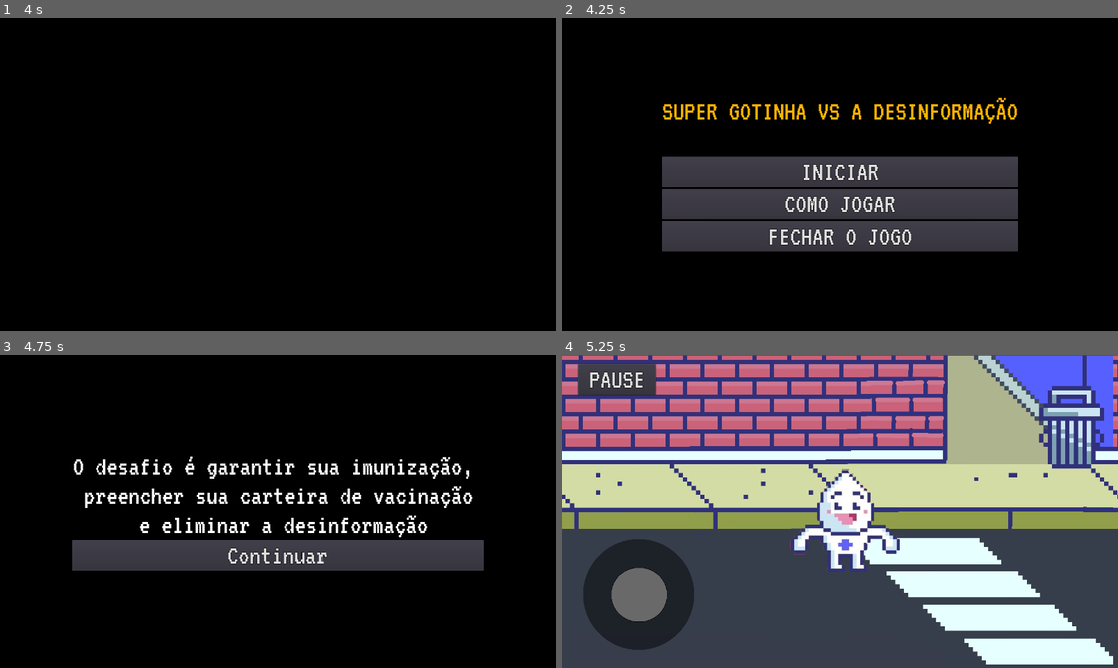
Above: before the commit, frames 1-4 (two rows, left to right).
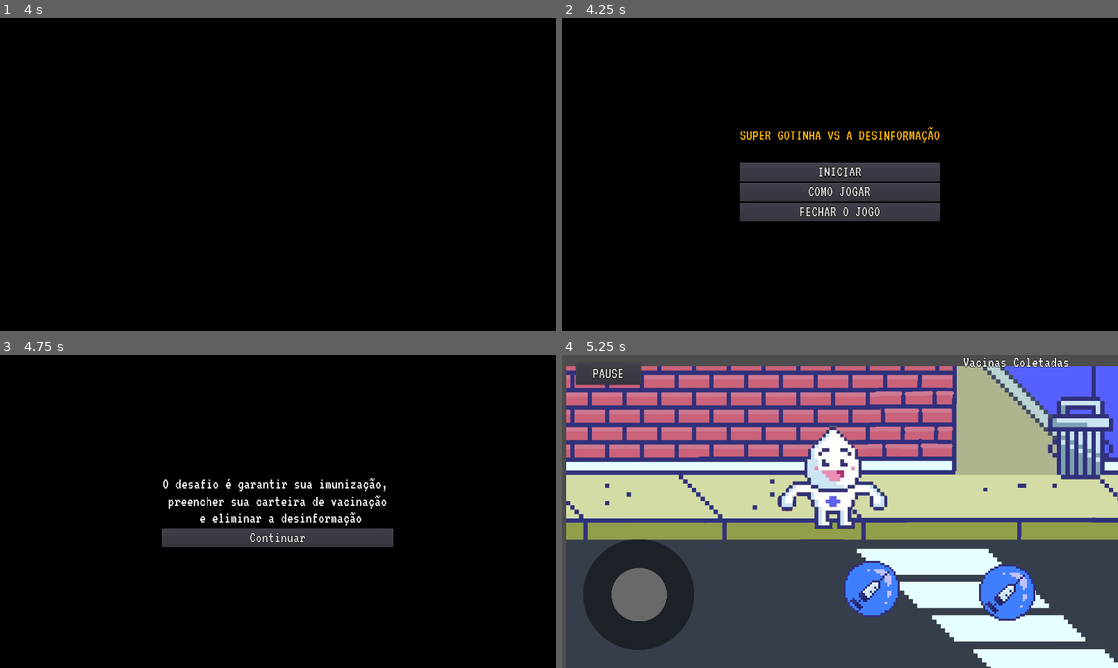
Above: after the commit, the same moments.

Repository: DouglasKosvoski/SGXD
Game: Godot game, scene res://Cenas/GameOpening.tscn
Two runs of this game, one before a commit and one after it. Both use one fixed random seed, a clock stepped at 60 frames per second and the inputs below. The engine's default icon, where the game draws it, is replaced by a stand-in: a white triangle on a blue panel in a dark square.
Inputs (mouse positions are in pixels of both pictures, inside the frame that each line leads up to):
- Up to frame 1 (4 s): move the mouse to (400, 158) at 0.52 s; hold Right (ui_right) 0.53-1.25 s; click (400, 158) at 0.67 s; tap Enter at 1.25, 2.75 s; drag from (166, 190) to (250, 237) at 1.27 s; tap Space at 2 s; move the mouse to (333, 105) at 2.02 s; hold Right (ui_right) 2.03-2.75 s; drag from (250, 237) to (111, 127) at 2.77 s; move the mouse to (444, 221) at 3.52 s; hold Left (ui_left) from 3.53 s (still down)
- Up to frame 2 (4.25 s): keep holding Left (ui_left); tap Escape (ui_cancel) at 4.15 s
- Up to frame 3 (4.75 s): release Left (ui_left) at 4.25 s; click "INICIAR" at 4.25 s
- Up to frame 4 (5.25 s): click "Continuar" at 5 s

Frame 1 is identical in both runs. In frame 2, 16% of the frame differs, in the area x 18-82%, y 25-75%; in frame 3, 12%; in frame 4, 43%, in the area x 0-100%, y 0-100%.

Commit message:
Item vacina, carteira de vacinacao dinamica, level completo, e lvl 2

Diff:
--- a/Cenas/Fases/Fase01.tscn
+++ b/Cenas/Fases/Fase01.tscn
@@ -1,10 +1,12 @@
-[gd_scene load_steps=6 format=2]
+[gd_scene load_steps=8 format=2]
 
 [ext_resource path="res://Sprites/Samples/street.png" type="Texture" id=1]
 [ext_resource path="res://Cenas/Player.tscn" type="PackedScene" id=2]
 [ext_resource path="res://Cenas/Boundaries.tscn" type="PackedScene" id=3]
 [ext_resource path="res://Cenas/Camera2D.tscn" type="PackedScene" id=4]
 [ext_resource path="res://Cenas/PauseMenu.tscn" type="PackedScene" id=5]
+[ext_resource path="res://Cenas/Vacina.tscn" type="PackedScene" id=6]
+[ext_resource path="res://Cenas/LevelComplete.tscn" type="PackedScene" id=7]
 
 [node name="Node2D" type="Node2D"]
 
@@ -23,30 +25,133 @@
 texture = ExtResource( 1 )
 centered = false
 
+[node name="Background3" type="Sprite" parent="Background"]
+position = Vector2( 2560, 0 )
+rotation = -0.00272898
+texture = ExtResource( 1 )
+centered = false
+
+[node name="Background4" type="Sprite" parent="Background"]
+position = Vector2( 3840, -4.76837e-07 )
+rotation = -0.00272898
+texture = ExtResource( 1 )
+centered = false
+
 [node name="Player" parent="." instance=ExtResource( 2 )]
-position = Vector2( 640, 352 )
-MAX_SPEED = 200
+position = Vector2( 584, 200 )
 FRICTION = 0.2
+vacine_font = "res://Addons/game_font.tres"
+lvl_qtd_vacinas = 15
 
 [node name="Camera2D" parent="Player" instance=ExtResource( 4 )]
+limit_right = 5120
+editor_draw_limits = true
 
 [node name="PauseMenu" parent="." instance=ExtResource( 5 )]
 
-[node name="Node2D" type="Node2D" parent="."]
-visible = false
+[node name="LevelComplete" parent="." instance=ExtResource( 7 )]
 
-[node name="Top" parent="Node2D" instance=ExtResource( 3 )]
-position = Vector2( 1280, 192 )
-scale = Vector2( 54, 8.08 )
+[node name="Boundaries" type="Node2D" parent="."]
 
-[node name="Bottom" parent="Node2D" instance=ExtResource( 3 )]
-position = Vector2( 1248, 736 )
+[node name="Top" parent="Boundaries" instance=ExtResource( 3 )]
+position = Vector2( 1280, -24 )
 scale = Vector2( 54, 1 )
 
-[node name="Left" parent="Node2D" instance=ExtResource( 3 )]
-position = Vector2( -32, 544 )
-scale = Vector2( 1, 8 )
+[node name="Top2" parent="Boundaries" instance=ExtResource( 3 )]
+position = Vector2( 3880, -24 )
+scale = Vector2( 54, 1 )
 
-[node name="Right" parent="Node2D" instance=ExtResource( 3 )]
-position = Vector2( 2592, 544 )
-scale = Vector2( 1, 8 )
+[node name="Bottom" parent="Boundaries" instance=ExtResource( 3 )]
+position = Vector2( 1288, 752 )
+scale = Vector2( 54, 1 )
+
+[node name="Bottom2" parent="Boundaries" instance=ExtResource( 3 )]
+position = Vector2( 3888, 752 )
+scale = Vector2( 54, 1 )
+
+[node name="Left" parent="Boundaries" instance=ExtResource( 3 )]
+position = Vector2( -32, 368 )
+scale = Vector2( 1, 15 )
+
+[node name="Right" parent="Boundaries" instance=ExtResource( 3 )]
+position = Vector2( 5144, 344 )
+scale = Vector2( 1, 15 )
+
+[node name="Vacinas" type="Node2D" parent="."]
+position = Vector2( 1288, 448 )
+scale = Vector2( 5, 5 )
+
+[node name="Vacina" parent="Vacinas" instance=ExtResource( 6 )]
+position = Vector2( -116.8, 12.8 )
+scale = Vector2( 1, 1 )
+vacine_name = "Tuberculose (BCG)"
+
+[node name="Vacina2" parent="Vacinas" instance=ExtResource( 6 )]
+position = Vector2( -54.4, 14.4 )
+scale = Vector2( 1, 1 )
+vacine_name = "Hepatite B"
+
+[node name="Vacina3" parent="Vacinas" instance=ExtResource( 6 )]
+position = Vector2( 20.8, -38.4 )
+scale = Vector2( 1, 1 )
+vacine_name = "Rotavírus"
+
+[node name="Vacina4" parent="Vacinas" instance=ExtResource( 6 )]
+position = Vector2( 62.4, -38.4 )
+scale = Vector2( 1, 1 )
+vacine_name = "Pentavalente"
+
+[node name="Vacina5" parent="Vacinas" instance=ExtResource( 6 )]
+position = Vector2( 102.4, -38.4 )
+scale = Vector2( 1, 1 )
+vacine_name = "Difteria,Tétano e Coqueluche"
+
+[node name="Vacina6" parent="Vacinas" instance=ExtResource( 6 )]
+position = Vector2( 62.4, 12.8 )
+scale = Vector2( 1, 1 )
+vacine_name = "Poliomielite"
+
+[node name="Vacina7" parent="Vacinas" instance=ExtResource( 6 )]
+position = Vector2( 137.6, 12.8 )
+scale = Vector2( 1, 1 )
+vacine_name = "Pneumocócica 10"
+
+[node name="Vacina8" parent="Vacinas" instance=ExtResource( 6 )]
+position = Vector2( 249.6, 11.2 )
+scale = Vector2( 1, 1 )
+vacine_name = "Meningocócica C"
+
+[node name="Vacina9" parent="Vacinas" instance=ExtResource( 6 )]
+position = Vector2( 334.4, 33.6 )
+scale = Vector2( 1, 1 )
+vacine_name = "Febre Amarela"
+
+[node name="Vacina10" parent="Vacinas" instance=ExtResource( 6 )]
+position = Vector2( 451.2, 12.8 )
+scale = Vector2( 1, 1 )
+vacine_name = "Tríplice Viral"
+
+[node name="Vacina11" parent="Vacinas" instance=ExtResource( 6 )]
+position = Vector2( 507.2, 12.8 )
+scale = Vector2( 1, 1 )
+vacine_name = "Tetra viral"
+
+[node name="Vacina12" parent="Vacinas" instance=ExtResource( 6 )]
+position = Vector2( 556.8, 11.2 )
+scale = Vector2( 1, 1 )
+vacine_name = "Varicela monovalente"
+
+[node name="Vacina13" parent="Vacinas" instance=ExtResource( 6 )]
+position = Vector2( 603.2, 11.2 )
+scale = Vector2( 1, 1 )
+vacine_name = "Hepatite A"
+
+[node name="Vacina14" parent="Vacinas" instance=ExtResource( 6 )]
+position = Vector2( 643.2, 9.6 )
+scale = Vector2( 1, 1 )
+vacine_name = "Influenza"
+
+[node name="Vacina15" parent="Vacinas" instance=ExtResource( 6 )]
+position = Vector2( 684.8, 9.6 )
+scale = Vector2( 1, 1 )
+vacine_name = "HPV"
--- /dev/null
+++ b/Cenas/Fases/Fase02.tscn
@@ -0,0 +1,70 @@
+[gd_scene load_steps=8 format=2]
+
+[ext_resource path="res://Cenas/LevelComplete.tscn" type="PackedScene" id=1]
+[ext_resource path="res://Cenas/PauseMenu.tscn" type="PackedScene" id=2]
+[ext_resource path="res://Cenas/Player.tscn" type="PackedScene" id=3]
+[ext_resource path="res://Cenas/Camera2D.tscn" type="PackedScene" id=4]
+[ext_resource path="res://Sprites/Samples/street.png" type="Texture" id=5]
+[ext_resource path="res://Cenas/Boundaries.tscn" type="PackedScene" id=6]
+[ext_resource path="res://Cenas/Vacina.tscn" type="PackedScene" id=7]
+
+[node name="Node2D" type="Node2D"]
+
+[node name="Background" type="Node2D" parent="."]
+
+[node name="Sprite" type="Sprite" parent="Background"]
+modulate = Color( 0.0588235, 1, 0.556863, 1 )
+texture = ExtResource( 5 )
+centered = false
+
+[node name="Sprite2" type="Sprite" parent="Background"]
+modulate = Color( 0.0588235, 1, 0.556863, 1 )
+position = Vector2( 1280, 0 )
+texture = ExtResource( 5 )
+centered = false
+
+[node name="Player" parent="." instance=ExtResource( 3 )]
+position = Vector2( 744, 416 )
+MAX_SPEED = 450
+FRICTION = 0.2
+vacine_font = "res://Addons/game_font.tres"
+lvl_qtd_vacinas = 7
+
+[node name="Camera2D" parent="Player" instance=ExtResource( 4 )]
+editor_draw_limits = true
+
+[node name="Boundaries" type="Node2D" parent="."]
+
+[node name="Left" parent="Boundaries" instance=ExtResource( 6 )]
+position = Vector2( -24, 368 )
+scale = Vector2( 1, 14.96 )
+
+[node name="Right" parent="Boundaries" instance=ExtResource( 6 )]
+position = Vector2( 2592, 360 )
+scale = Vector2( 1, 14.96 )
+
+[node name="Bottom" parent="Boundaries" instance=ExtResource( 6 )]
+position = Vector2( 1288, 728 )
+scale = Vector2( 55, 1 )
+
+[node name="Top" parent="Boundaries" instance=ExtResource( 6 )]
+position = Vector2( 1288, -24 )
+scale = Vector2( 55, 1 )
+
+[node name="Vacinas" type="Node2D" parent="."]
+
+[node name="Vacina" parent="Vacinas" instance=ExtResource( 7 )]
+position = Vector2( 1208, 440 )
+vacine_name = "TESTE"
+
+[node name="PauseMenu" parent="." instance=ExtResource( 2 )]
+margin_left = 600.0
+margin_top = 376.0
+margin_right = 600.0
+margin_bottom = 376.0
+
+[node name="LevelComplete" parent="." instance=ExtResource( 1 )]
+margin_left = 1240.0
+margin_top = 736.0
+margin_right = 1240.0
+margin_bottom = 736.0
--- a/Cenas/Intro.tscn
+++ b/Cenas/Intro.tscn
@@ -31,14 +31,14 @@
 }
 
 [node name="VBoxContainer" type="VBoxContainer" parent="CanvasLayer/CenterContainer"]
-margin_left = 159.0
-margin_top = 222.0
-margin_right = 1121.0
-margin_bottom = 498.0
+margin_left = 381.0
+margin_top = 278.0
+margin_right = 899.0
+margin_bottom = 442.0
 
 [node name="Label" type="Label" parent="CanvasLayer/CenterContainer/VBoxContainer"]
-margin_right = 962.0
-margin_bottom = 201.0
+margin_right = 518.0
+margin_bottom = 117.0
 custom_fonts/font = ExtResource( 2 )
 text = "O desafio é garantir sua imunização,
 preencher sua carteira de vacinação
@@ -47,9 +47,9 @@
 valign = 1
 
 [node name="Start" type="Button" parent="CanvasLayer/CenterContainer/VBoxContainer"]
-margin_top = 205.0
-margin_right = 962.0
-margin_bottom = 276.0
+margin_top = 121.0
+margin_right = 518.0
+margin_bottom = 164.0
 custom_fonts/font = ExtResource( 2 )
 text = "Continuar"
 [connection signal="pressed" from="CanvasLayer/CenterContainer/VBoxContainer/Start" to="." method="_on_Start_pressed"]
--- /dev/null
+++ b/Cenas/LevelComplete.tscn
@@ -0,0 +1,69 @@
+[gd_scene load_steps=3 format=2]
+
+[ext_resource path="res://Addons/game_font.tres" type="DynamicFont" id=1]
+[ext_resource path="res://Scripts/LevelComplete.gd" type="Script" id=2]
+
+[node name="LevelComplete" type="Control"]
+pause_mode = 2
+margin_left = 640.0
+margin_top = 360.0
+margin_right = 640.0
+margin_bottom = 360.0
+script = ExtResource( 2 )
+__meta__ = {
+"_edit_use_anchors_": false
+}
+next_level = "res://Cenas/Fases/Fase02.tscn"
+
+[node name="CanvasLayer" type="CanvasLayer" parent="."]
+layer = 2
+
+[node name="Container" type="Container" parent="CanvasLayer"]
+visible = false
+anchor_right = 1.0
+anchor_bottom = 1.0
+__meta__ = {
+"_edit_use_anchors_": false
+}
+
+[node name="Panel" type="Panel" parent="CanvasLayer/Container"]
+modulate = Color( 1, 1, 1, 0.784314 )
+anchor_right = 1.0
+anchor_bottom = 1.0
+__meta__ = {
+"_edit_lock_": true,
+"_edit_use_anchors_": false
+}
+
+[node name="CenterContainer" type="CenterContainer" parent="CanvasLayer/Container"]
+anchor_right = 1.0
+anchor_bottom = 1.0
+__meta__ = {
+"_edit_use_anchors_": false
+}
+
+[node name="VBoxContainer" type="VBoxContainer" parent="CanvasLayer/Container/CenterContainer"]
+margin_left = 374.0
+margin_top = 270.0
+margin_right = 906.0
+margin_bottom = 450.0
+custom_constants/separation = 20
+
+[node name="Label" type="Label" parent="CanvasLayer/Container/CenterContainer/VBoxContainer"]
+modulate = Color( 1, 0.686275, 0, 1 )
+margin_right = 532.0
+margin_bottom = 117.0
+custom_fonts/font = ExtResource( 1 )
+text = "Level Completo Parabens
+Seu tempo foi: xxxxxxxxxx
+voce coletou xx de yy vacinas no total"
+align = 1
+valign = 1
+
+[node name="NextLevel" type="Button" parent="CanvasLayer/Container/CenterContainer/VBoxContainer"]
+margin_top = 200.0
+margin_right = 532.0
+margin_bottom = 243.0
+custom_fonts/font = ExtResource( 1 )
+text = "Continuar"
+[connection signal="pressed" from="CanvasLayer/Container/CenterContainer/VBoxContainer/NextLevel" to="." method="_on_NextLevel_pressed"]
--- a/Cenas/MenuInicial.tscn
+++ b/Cenas/MenuInicial.tscn
@@ -32,14 +32,14 @@
 }
 
 [node name="VBoxContainer" type="VBoxContainer" parent="Container/Inicio"]
-margin_left = 224.0
-margin_top = 180.0
-margin_right = 1056.0
-margin_bottom = 539.0
+margin_left = 416.0
+margin_top = 250.0
+margin_right = 864.0
+margin_bottom = 469.0
 
 [node name="Titulo" type="Label" parent="Container/Inicio/VBoxContainer"]
-margin_right = 832.0
-margin_bottom = 65.0
+margin_right = 448.0
+margin_bottom = 37.0
 custom_fonts/font = ExtResource( 2 )
 custom_colors/font_color = Color( 1, 0.709804, 0, 1 )
 custom_colors/font_outline_modulate = Color( 0, 0, 0, 1 )
@@ -52,9 +52,9 @@
 }
 
 [node name="Blank" type="Label" parent="Container/Inicio/VBoxContainer"]
-margin_top = 69.0
-margin_right = 832.0
-margin_bottom = 134.0
+margin_top = 41.0
+margin_right = 448.0
+margin_bottom = 78.0
 custom_fonts/font = ExtResource( 2 )
 custom_colors/font_color = Color( 1, 0.709804, 0, 1 )
 custom_colors/font_outline_modulate = Color( 0, 0, 0, 1 )
@@ -66,23 +66,23 @@
 }
 
 [node name="StartButton" type="Button" parent="Container/Inicio/VBoxContainer"]
-margin_top = 138.0
-margin_right = 832.0
-margin_bottom = 209.0
+margin_top = 82.0
+margin_right = 448.0
+margin_bottom = 125.0
 custom_fonts/font = ExtResource( 2 )
 text = "INICIAR"
 
 [node name="HowToPlayButton" type="Button" parent="Container/Inicio/VBoxContainer"]
-margin_top = 213.0
-margin_right = 832.0
-margin_bottom = 284.0
+margin_top = 129.0
+margin_right = 448.0
+margin_bottom = 172.0
 custom_fonts/font = ExtResource( 2 )
 text = "COMO JOGAR"
 
 [node name="QuitButton" type="Button" parent="Container/Inicio/VBoxContainer"]
-margin_top = 288.0
-margin_right = 832.0
-margin_bottom = 359.0
+margin_top = 176.0
+margin_right = 448.0
+margin_bottom = 219.0
 custom_fonts/font = ExtResource( 2 )
 text = "FECHAR O JOGO"
 
@@ -95,10 +95,10 @@
 }
 
 [node name="VBoxContainer" type="VBoxContainer" parent="Container/Instrucoes"]
-margin_left = 276.0
-margin_top = 221.0
-margin_right = 1004.0
-margin_bottom = 498.0
+margin_left = 444.0
+margin_top = 277.0
+margin_right = 836.0
+margin_bottom = 442.0
 __meta__ = {
 "_edit_use_anchors_": false
 }
--- a/Cenas/PauseMenu.tscn
+++ b/Cenas/PauseMenu.tscn
@@ -32,12 +32,12 @@
 }
 
 [node name="PauseButton" type="Button" parent="CanvasLayer/Container"]
-anchor_left = 0.029
-anchor_top = 0.029
-anchor_right = 0.058
-anchor_bottom = 0.029
-margin_right = 142.0
-margin_bottom = 71.0
+anchor_left = 0.025
+anchor_top = 0.025
+anchor_right = 0.025
+anchor_bottom = 0.025
+margin_right = 150.0
+margin_bottom = 50.0
 custom_fonts/font = ExtResource( 2 )
 text = "PAUSE"
 __meta__ = {
@@ -53,14 +53,14 @@
 }
 
 [node name="VBoxContainer" type="VBoxContainer" parent="CanvasLayer/Container/Content"]
-margin_left = 465.0
-margin_top = 252.0
-margin_right = 815.0
-margin_bottom = 467.0
+margin_left = 543.0
+margin_top = 294.0
+margin_right = 737.0
+margin_bottom = 425.0
 
 [node name="Label" type="Label" parent="CanvasLayer/Container/Content/VBoxContainer"]
-margin_right = 350.0
-margin_bottom = 65.0
+margin_right = 194.0
+margin_bottom = 37.0
 custom_fonts/font = ExtResource( 2 )
 custom_colors/font_color = Color( 1, 0.686275, 0, 1 )
 text = "PAUSE MENU"
@@ -70,9 +70,9 @@
 }
 
 [node name="ResumeButton" type="Button" parent="CanvasLayer/Container/Content/VBoxContainer"]
-margin_top = 69.0
-margin_right = 350.0
-margin_bottom = 140.0
+margin_top = 41.0
+margin_right = 194.0
+margin_bottom = 84.0
 custom_fonts/font = ExtResource( 2 )
 text = "CONTINUAR"
 __meta__ = {
@@ -80,9 +80,9 @@
 }
 
 [node name="QuitButton" type="Button" parent="CanvasLayer/Container/Content/VBoxContainer"]
-margin_top = 144.0
-margin_right = 350.0
-margin_bottom = 215.0
+margin_top = 88.0
+margin_right = 194.0
+margin_bottom = 131.0
 custom_fonts/font = ExtResource( 2 )
 text = "FECHAR O JOGO"
 __meta__ = {
--- a/Cenas/Player.tscn
+++ b/Cenas/Player.tscn
@@ -1,11 +1,13 @@
-[gd_scene load_steps=6 format=2]
+[gd_scene load_steps=7 format=2]
 
 [ext_resource path="res://Sprites/Samples/super_gotinha_alpha.png" type="Texture" id=1]
 [ext_resource path="res://Scripts/Player.gd" type="Script" id=2]
 [ext_resource path="res://Cenas/Joystick.tscn" type="PackedScene" id=3]
+[ext_resource path="res://Addons/game_font.tres" type="DynamicFont" id=4]
 
-[sub_resource type="RectangleShape2D" id=1]
-extents = Vector2( 124.714, 24 )
+[sub_resource type="CapsuleShape2D" id=1]
+radius = 72.0
+height = 128.0
 
 [sub_resource type="SpriteFrames" id=2]
 animations = [ {
@@ -22,8 +24,7 @@
 JUMP_FORCE = -800
 GRAVITY_FORCE = 50
 
-[node name="Foot" type="CollisionShape2D" parent="."]
-position = Vector2( 0, 96 )
+[node name="CollisionShape2D" type="CollisionShape2D" parent="."]
 shape = SubResource( 1 )
 
 [node name="AnimatedSprite" type="AnimatedSprite" parent="."]
@@ -32,10 +33,40 @@
 
 [node name="CanvasLayer" type="CanvasLayer" parent="."]
 
+[node name="Vacinas" type="VBoxContainer" parent="CanvasLayer"]
+margin_left = 824.0
+margin_right = 1266.0
+margin_bottom = 725.0
+rect_clip_content = true
+custom_constants/separation = -5
+__meta__ = {
+"_edit_use_anchors_": false
+}
+
+[node name="Label" type="Label" parent="CanvasLayer/Vacinas"]
+margin_right = 442.0
+margin_bottom = 37.0
+custom_fonts/font = ExtResource( 4 )
+text = "Vacinas Coletadas"
+align = 1
+valign = 1
+autowrap = true
+
+[node name="VBoxContainer" type="VBoxContainer" parent="CanvasLayer/Vacinas"]
+margin_top = 32.0
+margin_right = 442.0
+margin_bottom = 32.0
+rect_clip_content = true
+custom_constants/separation = -5
+__meta__ = {
+"_edit_use_anchors_": false
+}
+
 [node name="Container" type="Container" parent="CanvasLayer"]
-margin_right = 40.0
-margin_bottom = 40.0
+anchor_right = 1.0
+anchor_bottom = 1.0
 __meta__ = {
+"_edit_lock_": true,
 "_edit_use_anchors_": false
 }
 
--- /dev/null
+++ b/Cenas/Vacina.tscn
@@ -0,0 +1,28 @@
+[gd_scene load_steps=5 format=2]
+
+[ext_resource path="res://Sprites/Itens/vacina.png" type="Texture" id=1]
+[ext_resource path="res://Scripts/Vacina.gd" type="Script" id=2]
+
+[sub_resource type="SpriteFrames" id=1]
+animations = [ {
+"frames": [ ExtResource( 1 ) ],
+"loop": true,
+"name": "default",
+"speed": 5.0
+} ]
+
+[sub_resource type="CircleShape2D" id=2]
+radius = 16.0
+
+[node name="Vacina" type="Node2D"]
+scale = Vector2( 3, 3 )
+script = ExtResource( 2 )
+
+[node name="Area2D" type="Area2D" parent="."]
+
+[node name="AnimatedSprite" type="AnimatedSprite" parent="Area2D"]
+frames = SubResource( 1 )
+
+[node name="CollisionShape2D" type="CollisionShape2D" parent="Area2D"]
+shape = SubResource( 2 )
+[connection signal="body_entered" from="Area2D" to="." method="_on_Area2D_body_entered"]
--- /dev/null
+++ b/Scripts/LevelComplete.gd
@@ -0,0 +1,6 @@
+extends Control
+
+export(String, FILE, "*.tscn") var next_level
+
+func _on_NextLevel_pressed():
+	get_tree().change_scene(next_level)
--- a/Scripts/Player.gd
+++ b/Scripts/Player.gd
@@ -5,11 +5,14 @@
 export(int) var JUMP_FORCE
 export(float) var FRICTION
 export(int) var GRAVITY_FORCE
+export(String, FILE, "*.tres") var vacine_font
+export(int) var lvl_qtd_vacinas
 
 onready var joystick = $CanvasLayer/Container/Joystick/Joystick_button
 const UP = Vector2(0,-1)
 const joystick_trigger = 0.5
 var motion = Vector2()
+var vacine_counter = 0
 
 func _physics_process(delta):
 	# Horizontal
@@ -42,3 +45,23 @@
 func gravity(motion, g):
 	motion.y += g
 	return motion
+
+func collected(vacine_name):
+	var vbox = $CanvasLayer/Vacinas/VBoxContainer
+	var label = Label.new()
+	label.text = vacine_name
+	label.name = vacine_name
+	label.add_font_override("font", load(vacine_font))
+	label.get("custom_fonts/font").set_size(36)
+	vbox.add_child(label)
+	vacine_counter += 1
+	$CanvasLayer/Vacinas/Label.text = "Vacinas Coletadas: %s/%s" % [vacine_counter, lvl_qtd_vacinas]
+
+	if vacine_counter == lvl_qtd_vacinas:
+		level_win()
+
+func level_win():
+	$CanvasLayer/Container.visible = false
+	$CanvasLayer/Vacinas.visible = false
+	get_parent().get_node("PauseMenu/CanvasLayer/Container").visible = false
+	get_parent().get_node("LevelComplete/CanvasLayer/Container").visible = true
--- /dev/null
+++ b/Scripts/Vacina.gd
@@ -0,0 +1,8 @@
+extends Node2D
+
+export(String) var vacine_name
+
+func _on_Area2D_body_entered(body):
+	if body.name == "Player":
+		body.collected(vacine_name)
+		queue_free()
Not shown, changed: Addons/game_font.tres
